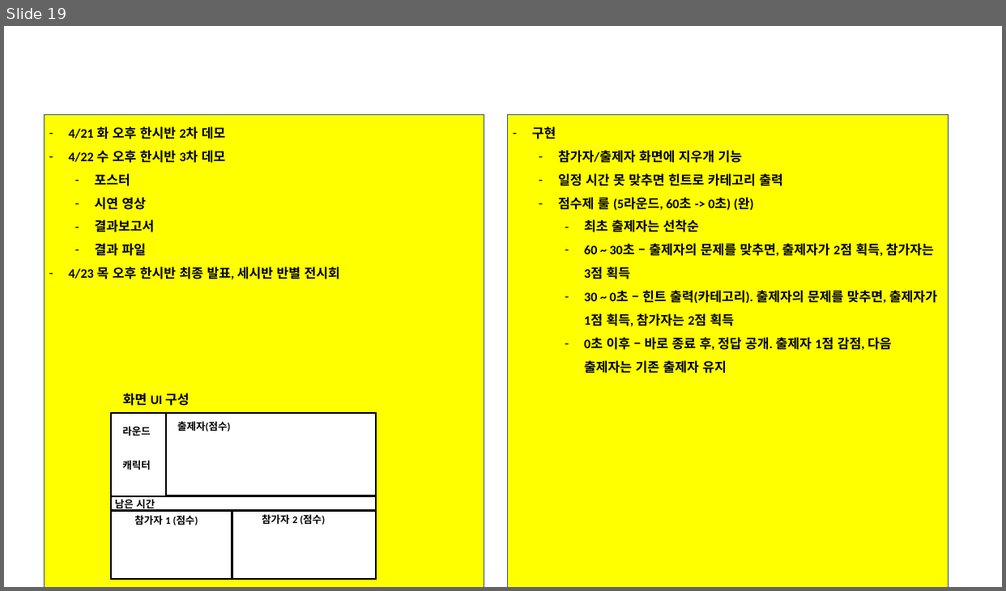
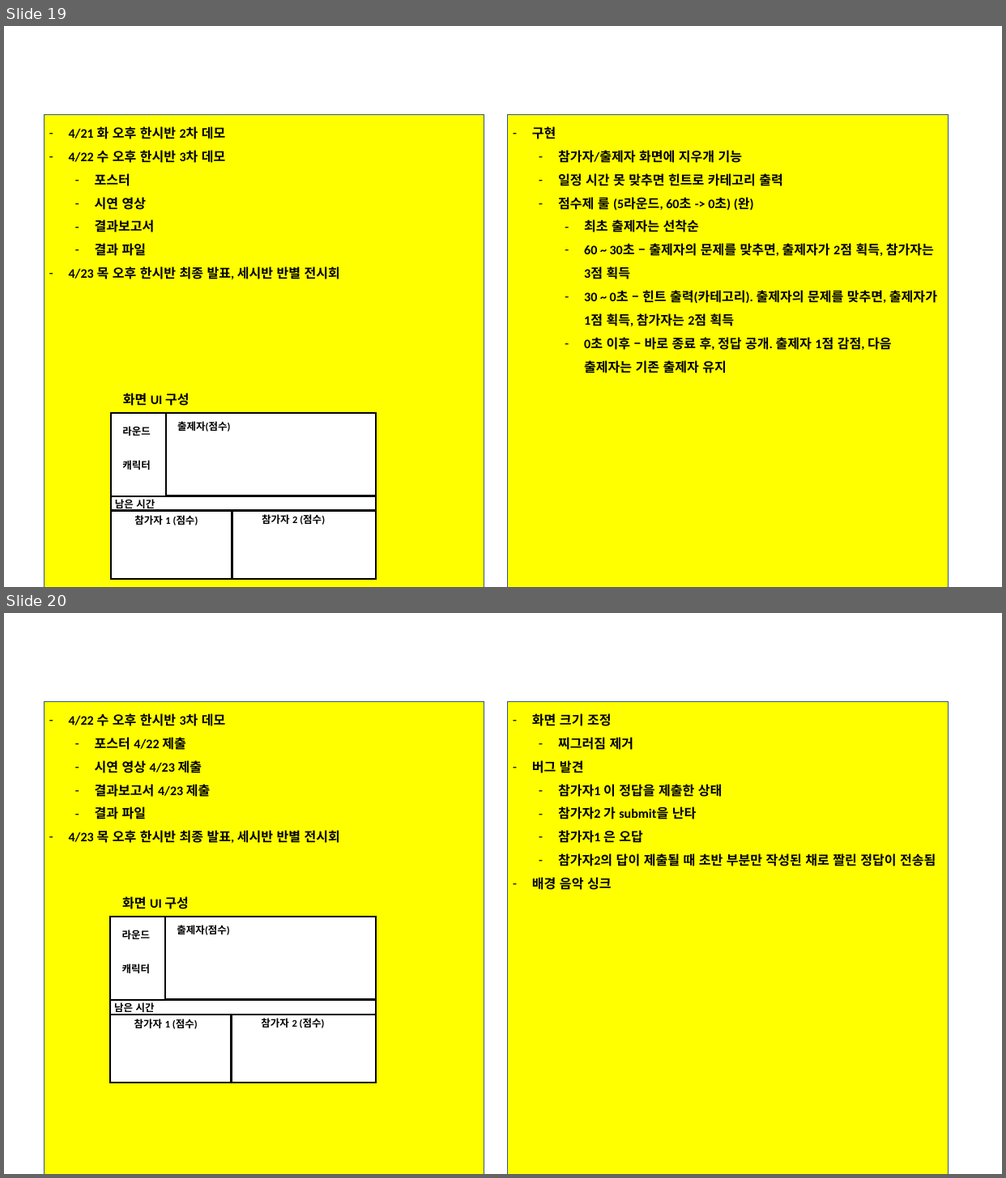
Before and after one commit to jewon1230-wq/For_transfer_files_jw, a slide deck: LG_부트캠프_12기_C반_프로젝트일정_및_최종제출결과물_3팀/LG_부트캠프_12기_C반_최종결과물(3팀)/결과보고서/4.LG_부트캠프_12기_C반_결과보고서(3팀)_v1.pptx. Shown one above the other, each under a label of ours: slide 19 before the commit, slides 19 and 20 after it. The pictures are 1006x591 and 1006x1178 pixels, drawn with LibreOffice and Linux fonts; fonts in the diff are those of the drawing; background and template pictures are left out. Boxes give left, top, right and bottom in pixels: in the first picture for what was removed or moved away, otherwise in the second. Text is boxed around its words. In the diff, an @@ line names an element or a change of style, - is before the commit and + after.

```diff
--- a/LG_부트캠프_12기_C반_프로젝트일정_및_최종제출결과물_3팀/LG_부트캠프_12기_C반_최종결과물(3팀)/결과보고서/4.LG_부트캠프_12기_C반_결과보고서(3팀)_v1.pptx
+++ b/LG_부트캠프_12기_C반_프로젝트일정_및_최종제출결과물_3팀/LG_부트캠프_12기_C반_최종결과물(3팀)/결과보고서/4.LG_부트캠프_12기_C반_결과보고서(3팀)_v1.pptx
@@ slide 20 added at [4, 613, 1002, 1174], background picture (left out) @@
@@ text added at [18, 627, 825, 679], 54 pt, text #FFFFFF, bold @@
+0. 기획(260422)
@@ rectangle added at [44, 702, 484, 1174], fill #FFFF00, outline #325491 1 pt, 18 pt, text #000000, bold @@
+– 4/22 수 오후 한시반 3차 데모
+  – 포스터 4/22 제출
+  – 시연 영상 4/23 제출
+  – 결과보고서 4/23 제출
+  – 결과 파일
+– 4/23 목 오후 한시반 최종 발표, 세시반 반별 전시회
@@ rectangle added at [508, 702, 948, 1174], fill #FFFF00, outline #325491 1 pt, 18 pt, text #000000, bold @@
+– 화면 크기 조정
+  – 찌그러짐 제거
+– 버그 발견
+  – 참가자1 이 정답을 제출한 상태
+  – 참가자2 가 submit을 난타
+  – 참가자1 은 오답
+  – 참가자2의 답이 제출될 때 초반 부분만 작성된 채로 짤린 정답이 전송됨
+– 배경 음악 싱크
@@ group added at [110, 897, 376, 1084]: 7 texts, 3 lines, 2 rectangles @@
+화면 UI 구성
+출제자(점수)
+참가자 1 (점수)
+참가자 2 (점수)
+남은 시간
+라운드
+캐릭터
```
Also in this commit, not shown: 13 other files.
